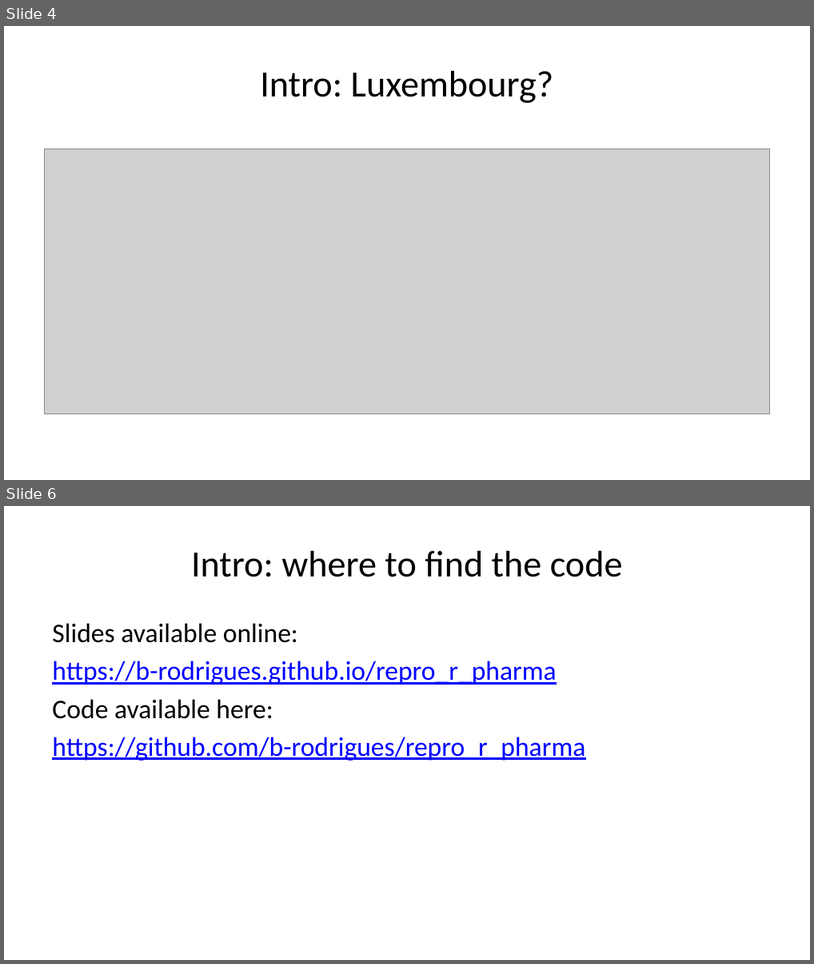
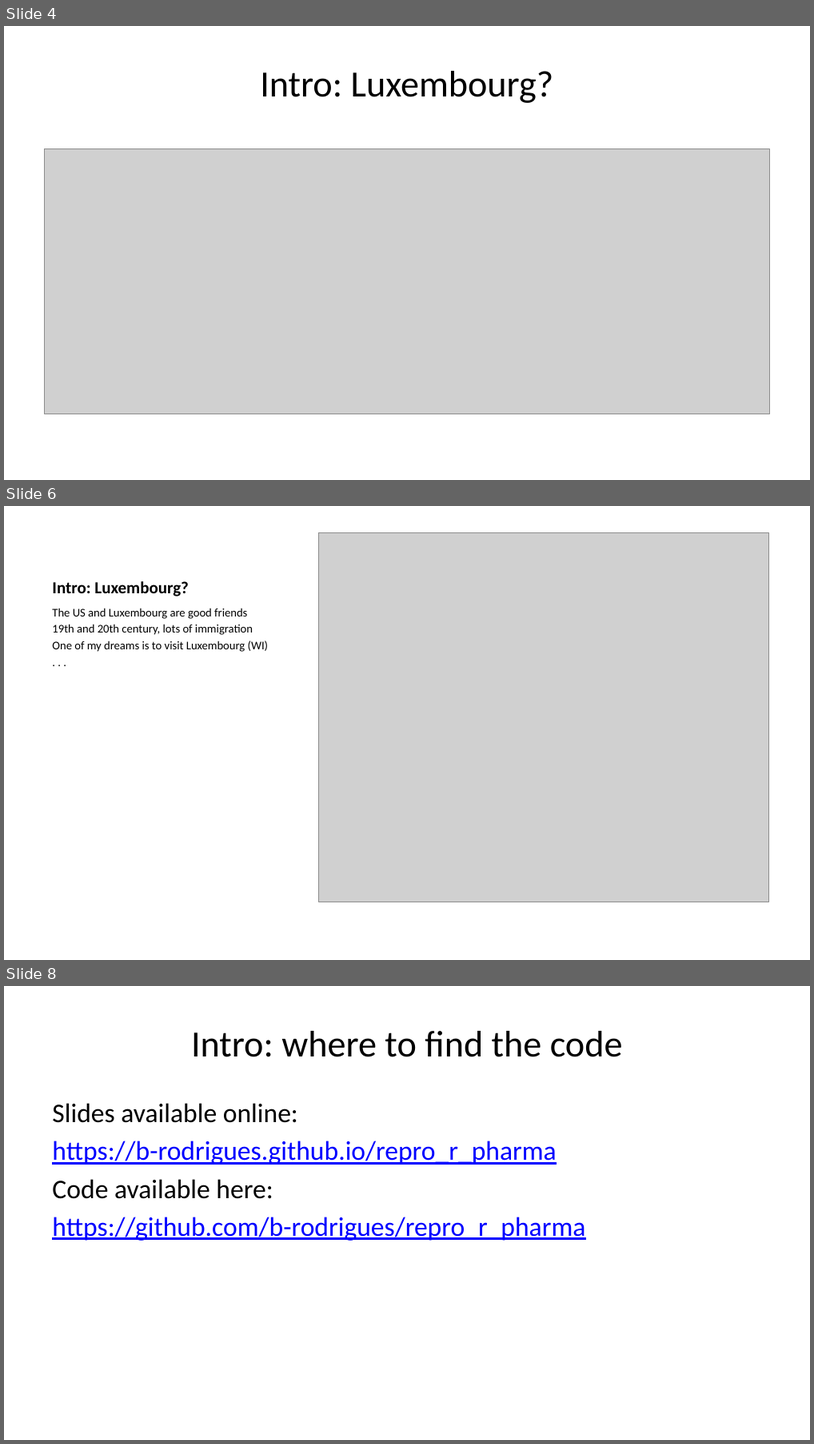
Before and after one commit to b-rodrigues/repro_r_pharma, a slide deck: docs/index.pptx. Shown one above the other, each under a label of ours: slides 4 and 6 before the commit, slides 4, 6 and 8 after it; the slides between them are not shown. The pictures are 814x964 and 814x1444 pixels, drawn with LibreOffice and Linux fonts; fonts in the diff are those of the drawing; grey boxes stand for pictures. Boxes give left, top, right and bottom in pixels: in the first picture for what was removed or moved away, otherwise in the second. Text is boxed around its words. In the diff, an @@ line names an element or a change of style, - is before the commit and + after.

```diff
--- a/docs/index.pptx
+++ b/docs/index.pptx
@@ slide 6 added at box(4, 506, 810, 960), background #FFFFFF @@
@@ picture added at box(318, 532, 769, 901) @@
@@ title added at box(52, 581, 189, 596), 15 pt, text #000000, bold @@
+Intro: Luxembourg?
@@ text added at box(52, 608, 269, 652), 10.5 pt, text #000000 @@
+The US and Luxembourg are good friends
+19th and 20th century, lots of immigration
+One of my dreams is to visit Luxembourg (WI)
+. . .
@@ what was slide 6 is now slide 8 @@
```
Also in this commit, not shown: 1 slide changed, 1 other slide added, 14 other files.
